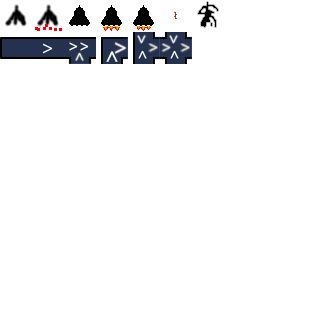
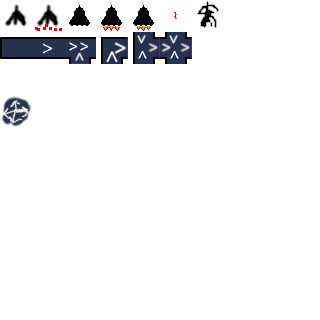
Before/after of a 320×320 layered artwork. What changed in the layer stack:
added layer "Source" above "arrow" over [1, 96, 32, 127]
